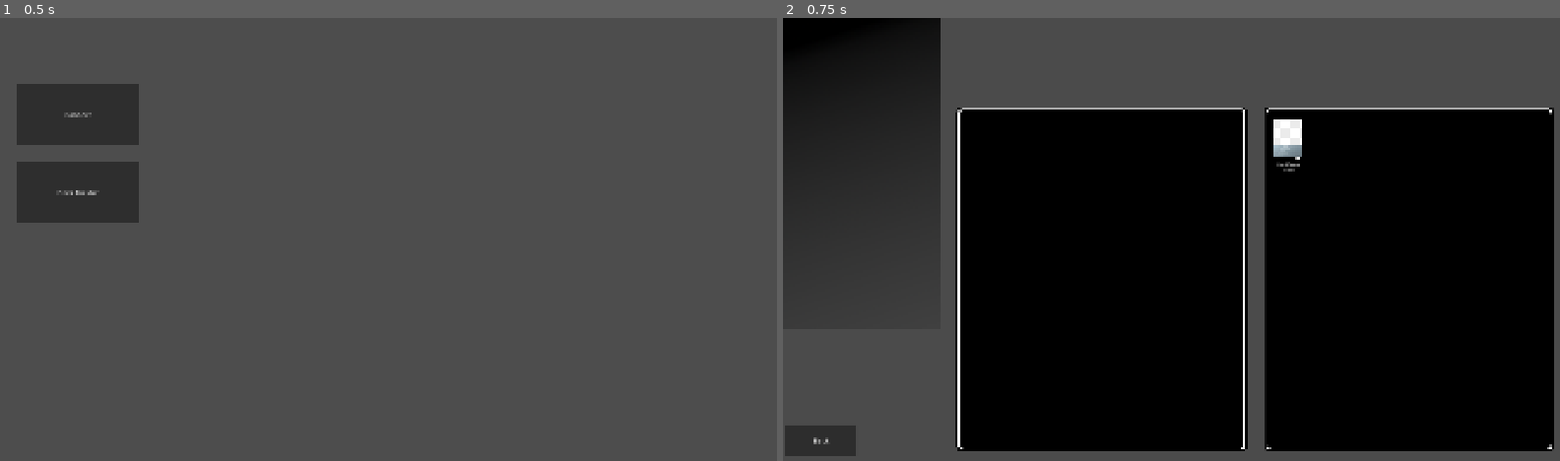
Above: before the commit, frames 1-2 (left to right).
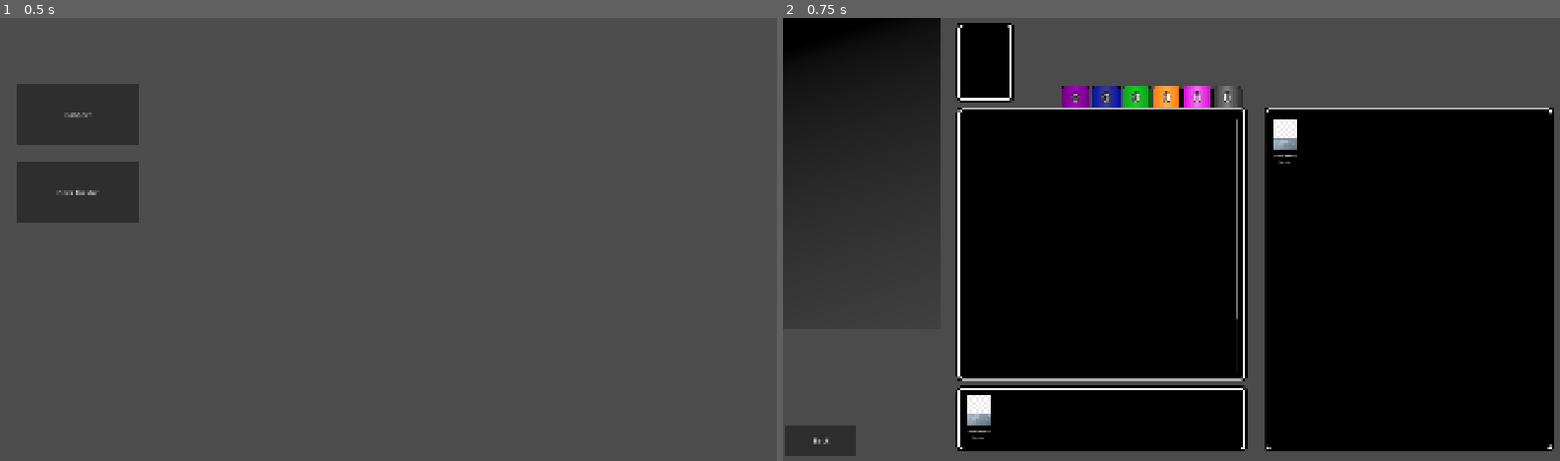
Above: after the commit, the same moments.

Repository: skavinger/UVS_Sim
Game: Godot game, scene res://GameObj/main.tscn
Same seed, same stepped clock (60 frames per second), same inputs: the game is played once before the commit and once after it.
Inputs:
- Up to frame 1 (0.5 s): no input
- Up to frame 2 (0.75 s): click "Deck Builder" at 0.5 s

Frame 1 is identical in both runs. In frame 2, 3.6% of the frame differs, in the area x 22-67%, y 1-96%.
Error in both runs: Cannot call method 'get_directories' on a null value. (res://Scripts/card_data_base_handler.gd:7)

Commit message:
Add side, character, and card counts to deck builder

Diff:
--- a/GameObj/DeckBuilder.tscn
+++ b/GameObj/DeckBuilder.tscn
@@ -1,13 +1,14 @@
-[gd_scene load_steps=4 format=3 uid="uid://c8bvy6da0211j"]
+[gd_scene load_steps=5 format=3 uid="uid://c8bvy6da0211j"]
 
 [ext_resource type="Script" uid="uid://drsvr4jsox2rh" path="res://Scripts/deck_builder.gd" id="1_bjh7i"]
 [ext_resource type="Texture2D" uid="uid://17pbwe1fsdhb" path="res://Assets/DeakBuilderBackground.png" id="2_km7lk"]
+[ext_resource type="Texture2D" uid="uid://dnmhppe8t8ufx" path="res://Assets/no-name.png" id="3_iy3ux"]
 [ext_resource type="PackedScene" uid="uid://d0ogjgvd3et1c" path="res://GameObj/list_card.tscn" id="3_km7lk"]
 
 [node name="Node2D" type="Node2D"]
 script = ExtResource("1_bjh7i")
 
-[node name="Sprite2D" type="Sprite2D" parent="."]
+[node name="Background" type="Sprite2D" parent="."]
 position = Vector2(960, 540)
 texture = ExtResource("2_km7lk")
 
@@ -18,27 +19,124 @@
 offset_bottom = 1069.0
 text = "Back"
 
+[node name="Character" type="Sprite2D" parent="."]
+position = Vector2(493, 107)
+scale = Vector2(0.155, 0.155)
+texture = ExtResource("3_iy3ux")
+
+[node name="Cardcounts" type="Node2D" parent="."]
+
+[node name="CharacterCount" type="RichTextLabel" parent="Cardcounts"]
+offset_left = 680.0
+offset_top = 169.0
+offset_right = 746.0
+offset_bottom = 216.0
+theme_override_colors/font_outline_color = Color(0, 0, 0, 1)
+theme_override_constants/outline_size = 8
+theme_override_font_sizes/normal_font_size = 30
+text = "0"
+horizontal_alignment = 1
+vertical_alignment = 1
+
+[node name="ActionCount" type="RichTextLabel" parent="Cardcounts"]
+offset_left = 754.0
+offset_top = 169.0
+offset_right = 820.0
+offset_bottom = 216.0
+theme_override_colors/font_outline_color = Color(0, 0, 0, 1)
+theme_override_constants/outline_size = 8
+theme_override_font_sizes/normal_font_size = 30
+text = "0"
+horizontal_alignment = 1
+vertical_alignment = 1
+
+[node name="AssetCount" type="RichTextLabel" parent="Cardcounts"]
+offset_left = 828.0
+offset_top = 169.0
+offset_right = 894.0
+offset_bottom = 216.0
+theme_override_constants/outline_size = 8
+theme_override_font_sizes/normal_font_size = 30
+text = "0"
+horizontal_alignment = 1
+vertical_alignment = 1
+
+[node name="AttackCount" type="RichTextLabel" parent="Cardcounts"]
+offset_left = 902.0
+offset_top = 169.0
+offset_right = 968.0
+offset_bottom = 216.0
+theme_override_constants/outline_size = 8
+theme_override_font_sizes/normal_font_size = 30
+text = "0"
+horizontal_alignment = 1
+vertical_alignment = 1
+
+[node name="BackupCount" type="RichTextLabel" parent="Cardcounts"]
+offset_left = 976.0
+offset_top = 169.0
+offset_right = 1042.0
+offset_bottom = 216.0
+theme_override_constants/outline_size = 8
+theme_override_font_sizes/normal_font_size = 30
+text = "0"
+horizontal_alignment = 1
+vertical_alignment = 1
+
+[node name="FoundationCount" type="RichTextLabel" parent="Cardcounts"]
+offset_left = 1050.0
+offset_top = 169.0
+offset_right = 1116.0
+offset_bottom = 216.0
+theme_override_constants/outline_size = 8
+theme_override_font_sizes/normal_font_size = 30
+text = "0"
+horizontal_alignment = 1
+vertical_alignment = 1
+
 [node name="DecklistBox" type="Control" parent="."]
-custom_minimum_size = Vector2(665, 790)
+custom_minimum_size = Vector2(665, 620)
 layout_mode = 3
 anchors_preset = 0
 offset_left = 445.0
 offset_top = 245.0
 offset_right = 1110.0
-offset_bottom = 1035.0
+offset_bottom = 865.0
 
 [node name="ScrollContainer" type="ScrollContainer" parent="DecklistBox"]
-custom_minimum_size = Vector2(665, 790)
+custom_minimum_size = Vector2(665, 620)
 layout_mode = 0
 offset_right = 665.0
-offset_bottom = 790.0
+offset_bottom = 600.0
 
 [node name="GridContainer" type="GridContainer" parent="DecklistBox/ScrollContainer"]
 custom_minimum_size = Vector2(665, 790)
 layout_mode = 2
-columns = 8
+columns = 10
 
 [node name="ListCard" parent="DecklistBox/ScrollContainer/GridContainer" instance=ExtResource("3_km7lk")]
+layout_mode = 2
+
+[node name="SideBoardList" type="Control" parent="."]
+layout_mode = 3
+anchors_preset = 0
+offset_left = 445.0
+offset_top = 915.0
+offset_right = 1110.0
+offset_bottom = 1035.0
+
+[node name="ScrollContainer" type="ScrollContainer" parent="SideBoardList"]
+custom_minimum_size = Vector2(665, 120)
+layout_mode = 0
+offset_right = 40.0
+offset_bottom = 40.0
+
+[node name="GridContainer" type="GridContainer" parent="SideBoardList/ScrollContainer"]
+custom_minimum_size = Vector2(665, 120)
+layout_mode = 2
+columns = 10
+
+[node name="ListCard" parent="SideBoardList/ScrollContainer/GridContainer" instance=ExtResource("3_km7lk")]
 layout_mode = 2
 
 [node name="CardDatabaseList" type="Control" parent="."]
@@ -59,7 +157,7 @@
 [node name="GridContainer" type="GridContainer" parent="CardDatabaseList/ScrollContainer"]
 custom_minimum_size = Vector2(665, 790)
 layout_mode = 2
-columns = 8
+columns = 10
 
 [node name="ListCard" parent="CardDatabaseList/ScrollContainer/GridContainer" instance=ExtResource("3_km7lk")]
 layout_mode = 2
--- a/GameObj/list_card.tscn
+++ b/GameObj/list_card.tscn
@@ -4,11 +4,11 @@
 [ext_resource type="Texture2D" uid="uid://dnmhppe8t8ufx" path="res://Assets/no-name.png" id="1_uo8ty"]
 
 [node name="ListCard" type="Control"]
-custom_minimum_size = Vector2(77, 138)
+custom_minimum_size = Vector2(62, 120)
 layout_mode = 3
 anchors_preset = 0
-offset_right = 77.0
-offset_bottom = 130.0
+offset_right = 62.0
+offset_bottom = 120.0
 script = ExtResource("1_cplbl")
 
 [node name="CardImage" type="TextureRect" parent="."]
@@ -16,15 +16,15 @@
 offset_left = 1.0
 offset_right = 751.0
 offset_bottom = 1050.0
-scale = Vector2(0.1, 0.1)
+scale = Vector2(0.08, 0.08)
 texture = ExtResource("1_uo8ty")
 
 [node name="CardName" type="RichTextLabel" parent="."]
 layout_mode = 0
 offset_left = 1.0
-offset_top = 107.0
-offset_right = 76.0
-offset_bottom = 136.0
+offset_top = 86.0
+offset_right = 61.0
+offset_bottom = 115.0
 theme_override_font_sizes/normal_font_size = 10
 text = "Card Name teeee"
 horizontal_alignment = 1
--- a/Scripts/deck_builder.gd
+++ b/Scripts/deck_builder.gd
@@ -17,6 +17,9 @@
 	for i in range(deckBuilderList.size()):
 		$DecklistBox/ScrollContainer/GridContainer.remove_child(deckBuilderList[i])
 
+	$Character.texture = CardDatabase.get_card_art(decklist.character.cardID)
+
+	var Characters = []
 	var Actions = []
 	var Assets = []
 	var Backups = []
@@ -31,6 +34,8 @@
 			card.get_node("CardName").text = cardData.Name
 			card.cardMeta = cardData
 			match cardData.Cardtype:
+				"Character":
+					Characters.push_back(card)
 				"Action":
 					Actions.push_back(card)
 				"Asset":
@@ -42,13 +47,68 @@
 				"Foundation":
 					Foundations.push_back(card)
 
+	$Cardcounts/CharacterCount.text = str(Characters.size())
+	$Cardcounts/ActionCount.text = str(Actions.size())
+	$Cardcounts/AssetCount.text = str(Assets.size())
+	$Cardcounts/AttackCount.text = str(Attacks.size())
+	$Cardcounts/BackupCount.text = str(Backups.size())
+	$Cardcounts/FoundationCount.text = str(Foundations.size())
+
+	for i in range(Characters.size()):
+		$DecklistBox/ScrollContainer/GridContainer.add_child(Characters[i])
 	for i in range(Actions.size()):
 		$DecklistBox/ScrollContainer/GridContainer.add_child(Actions[i])
 	for i in range(Assets.size()):
 		$DecklistBox/ScrollContainer/GridContainer.add_child(Assets[i])
+	for i in range(Attacks.size()):
+		$DecklistBox/ScrollContainer/GridContainer.add_child(Attacks[i])
 	for i in range(Backups.size()):
 		$DecklistBox/ScrollContainer/GridContainer.add_child(Backups[i])
-	for i in range(Attacks.size()):
-		$DecklistBox/ScrollContainer/GridContainer.add_child(Attacks[i])
 	for i in range(Foundations.size()):
 		$DecklistBox/ScrollContainer/GridContainer.add_child(Foundations[i])
+
+	#Populate Side
+	var CharactersSide = []
+	var ActionsSide = []
+	var AssetsSide = []
+	var BackupsSide = []
+	var AttacksSide = []
+	var FoundationsSide = []
+
+	var sideBuilderList = $SideBoardList/ScrollContainer/GridContainer.get_children()
+	for i in range(deckBuilderList.size()):
+		$SideBoardList/ScrollContainer/GridContainer.remove_child(sideBuilderList[i])
+
+	for i in range(decklist.side.size()):
+		var cardData = CardDatabase.getCard(decklist.side[i].cardID)
+		for j in range(decklist.side[i].count):
+			var card = preload(LIST_CARD_SCENE_PATH).instantiate()
+			card.get_node("CardImage").texture = CardDatabase.get_card_art(decklist.side[i].cardID)
+			card.get_node("CardName").text = cardData.Name
+			card.cardMeta = cardData
+			match cardData.Cardtype:
+				"Character":
+					CharactersSide.push_back(card)
+				"Action":
+					ActionsSide.push_back(card)
+				"Asset":
+					AssetsSide.push_back(card)
+				"Backup":
+					BackupsSide.push_back(card)
+				"Attack":
+					AttacksSide.push_back(card)
+				"Foundation":
+					FoundationsSide.push_back(card)
+
+	for i in range(CharactersSide.size()):
+		$SideBoardList/ScrollContainer/GridContainer.add_child(CharactersSide[i])
+	for i in range(ActionsSide.size()):
+		$SideBoardList/ScrollContainer/GridContainer.add_child(ActionsSide[i])
+	for i in range(AssetsSide.size()):
+		$SideBoardList/ScrollContainer/GridContainer.add_child(AssetsSide[i])
+	for i in range(AttacksSide.size()):
+		$SideBoardList/ScrollContainer/GridContainer.add_child(AttacksSide[i])
+	for i in range(BackupsSide.size()):
+		$SideBoardList/ScrollContainer/GridContainer.add_child(BackupsSide[i])
+	for i in range(FoundationsSide.size()):
+		$SideBoardList/ScrollContainer/GridContainer.add_child(FoundationsSide[i])
Binary file changed: Assets/DeakBuilderBackground.png
Not shown, changed: Assets/DeakBuilderBackground.png.import
Not shown, changed: Assets/DeakBuilderBackground.xcf
